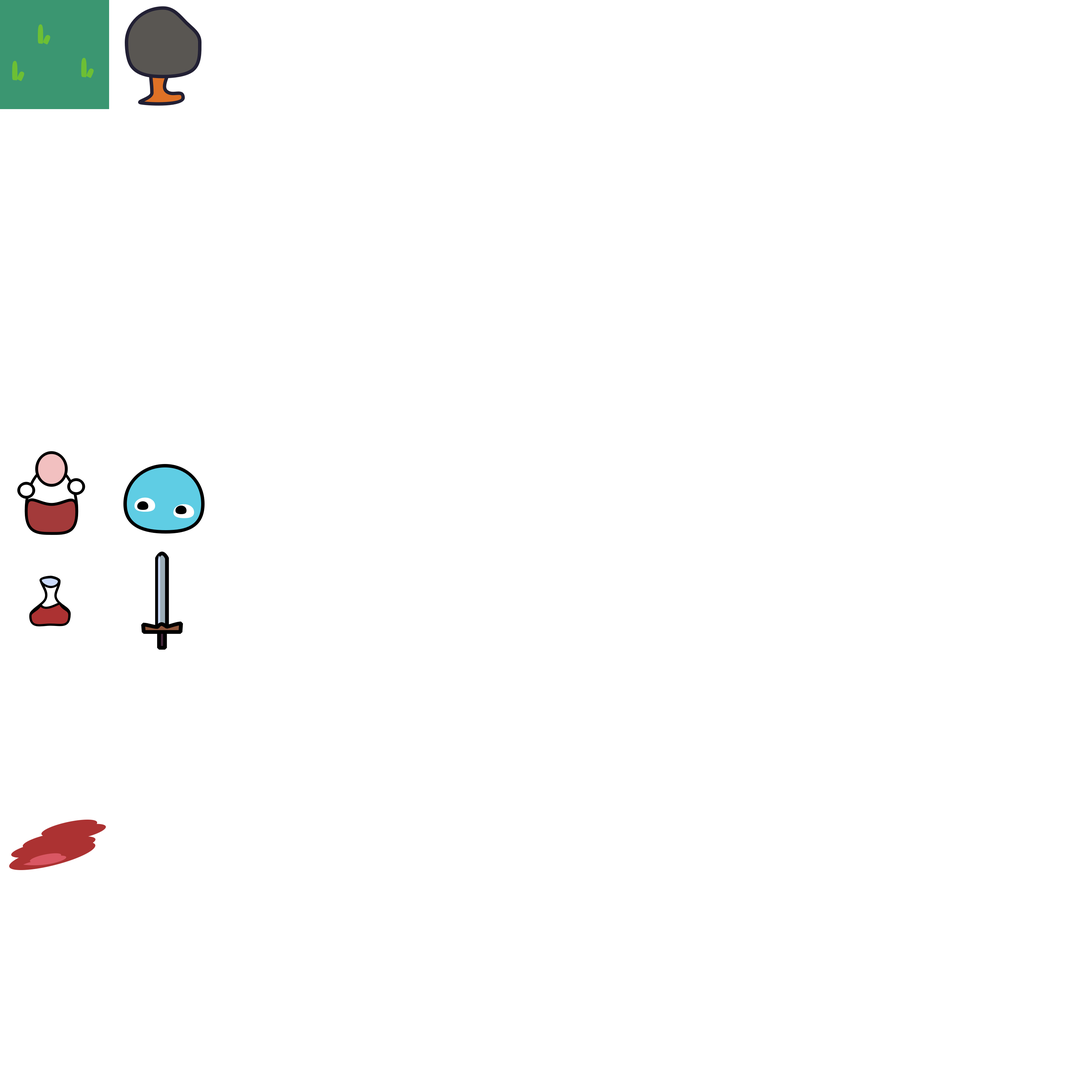
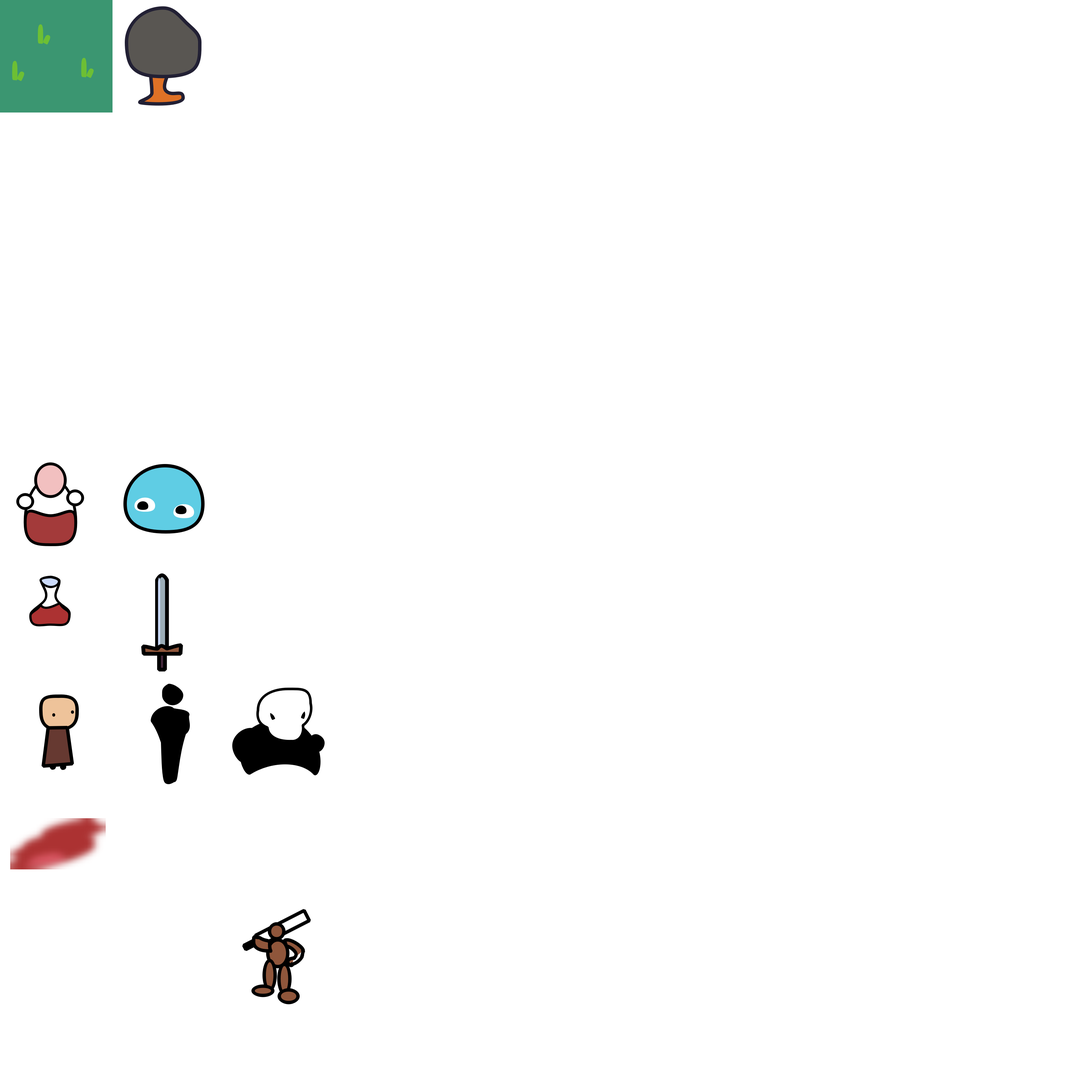
Revision of a layered 1091 x 1091 image; what changed, layer by layer:
renamed "Vector Layer 4" to "Blood", painted on it over (8, 818, 107, 871)
